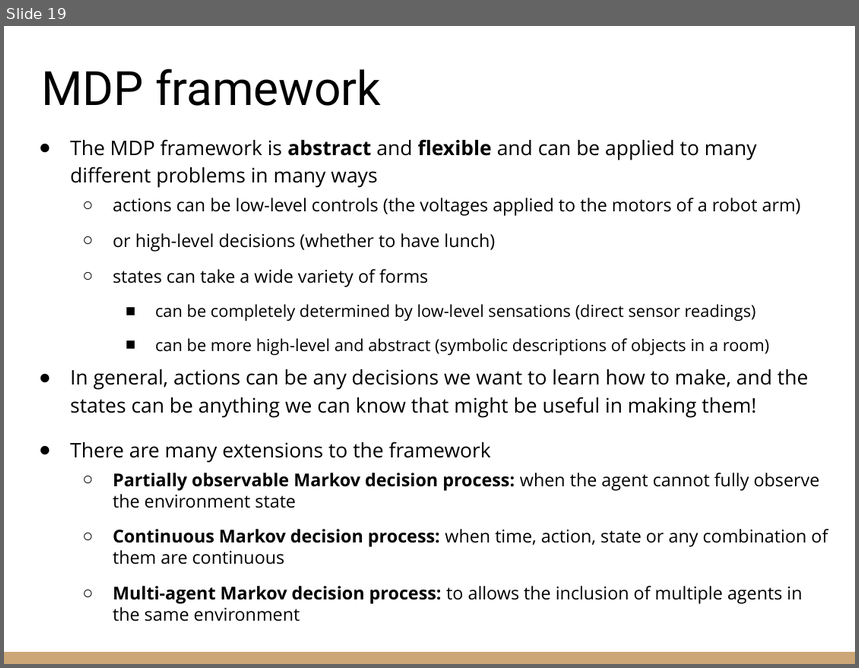
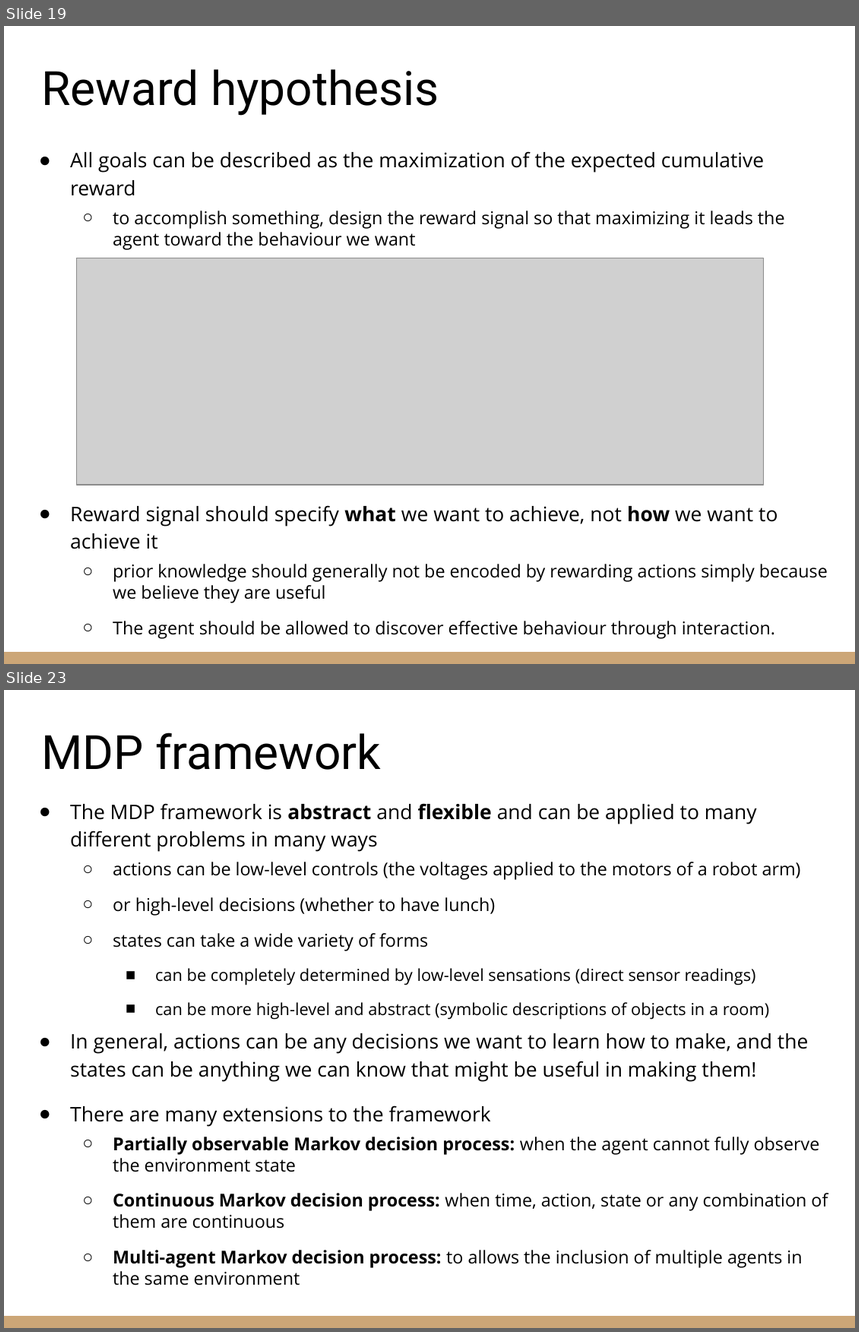
Before and after one commit to riccardoberta/reinforcement-learning, a slide deck: 02 - The RL Problem/slides.pptx. Shown one above the other, each under a label of ours: slide 19 before the commit, slides 19 and 23 after it; the slides between them are not shown. The pictures are 859x668 and 859x1332 pixels, drawn with LibreOffice and Linux fonts; fonts in the diff are those of the drawing; grey boxes stand for pictures. Boxes give left, top, right and bottom in pixels: in the first picture for what was removed or moved away, otherwise in the second. Text is boxed around its words. In the diff, an @@ line names an element or a change of style, - is before the commit and + after.

```diff
--- a/02 - The RL Problem/slides.pptx
+++ b/02 - The RL Problem/slides.pptx
@@ slide 19 added at [4, 26, 855, 664], background #FFFFFF; not listed: 1 template element that a slide beside it also shows @@
@@ title added at [41, 69, 439, 116], 40 pt, text #000000 @@
+Reward hypothesis
@@ text added at [70, 151, 828, 639], 15 pt, text #000000 @@
+● All goals can be described as the maximization of the expected cumulative reward
+  ○ to accomplish something, design the reward signal so that maximizing it leads the agent toward the behaviour we want
+● Reward signal should specify what we want to achieve, not how we want to achieve it
+  ○ prior knowledge should generally not be encoded by rewarding actions simply because we believe they are useful
+  ○ The agent should be allowed to discover effective behaviour through interaction.
@@ picture added at [76, 259, 763, 486] @@
@@ what was slide 19 is now slide 23 @@
```
Also in this commit, not shown: 12 slides changed, 9 other slides added, 7 slides removed, 1 other file.
